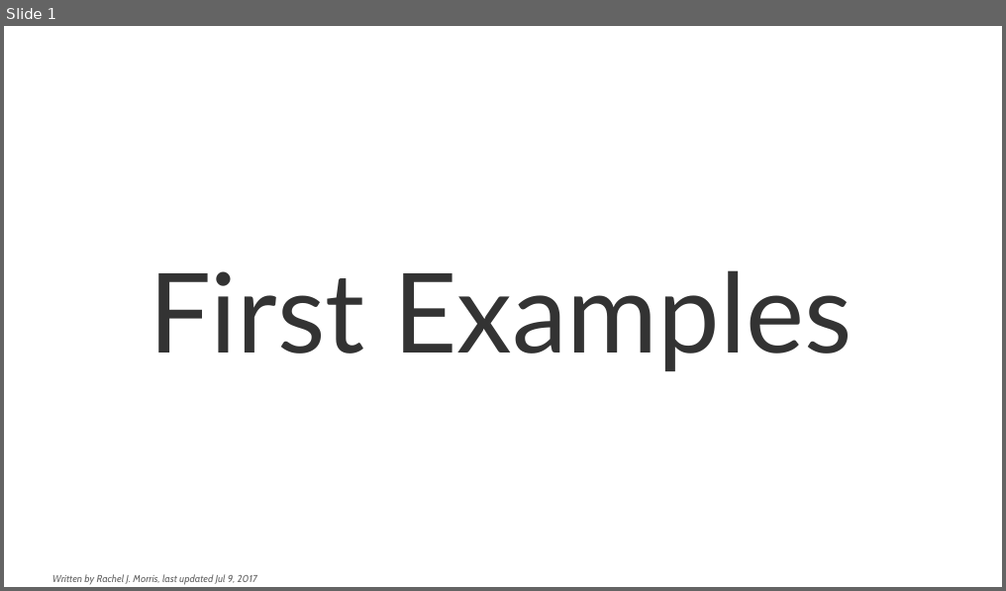
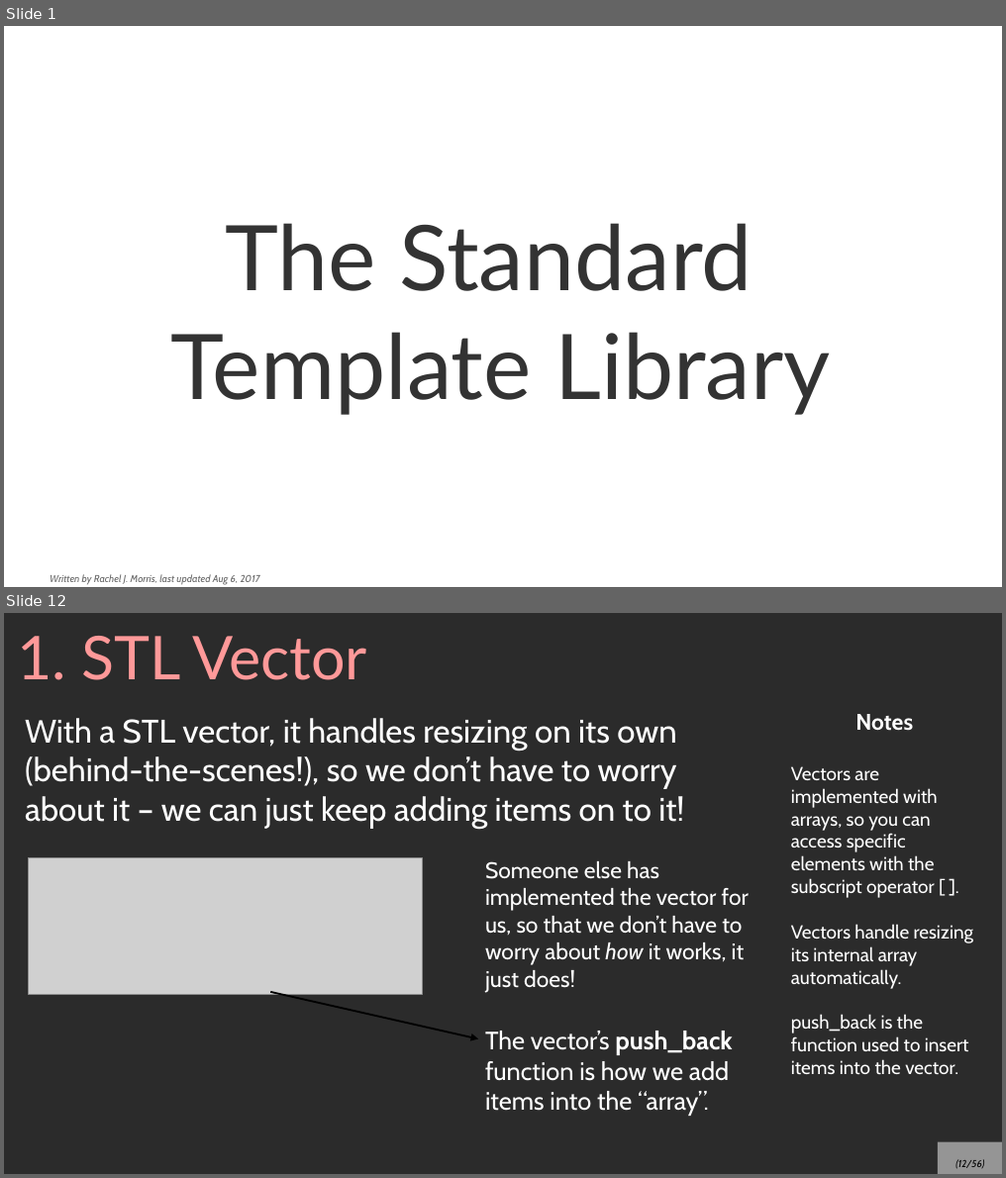
Before and after one commit to mariamhabib/CS250-Data-Structures, a slide deck: Lectures/1_Using_STL_structures.odp. Shown one above the other, each under a label of ours: slide 1 before the commit, slides 1 and 12 after it; the slides between them are not shown. The pictures are 1006x591 and 1006x1178 pixels, drawn with LibreOffice and Linux fonts; fonts in the diff are those of the drawing; grey boxes stand for pictures; background and template pictures are left out; a plain dark background stands for a picture behind light text. Boxes give left, top, right and bottom in pixels: in the first picture for what was removed or moved away, otherwise in the second. Text is boxed around its words. In the diff, an @@ line names an element or a change of style, - is before the commit and + after.

```diff
--- a/Lectures/1_Using_STL_structures.odp
+++ b/Lectures/1_Using_STL_structures.odp
@@ slide 12 added at [4, 613, 1002, 1174], background picture (left out) @@
@@ title added at [18, 636, 367, 680], 48 pt, text #FF9999 @@
+1. STL Vector
@@ text added at [25, 718, 684, 828], 26 pt, text #FFFFFF @@
+With a STL vector, it handles resizing on its own (behind-the-scenes!), so we don’t have to worry about it – we can just keep adding items on to it!
@@ text added at [791, 714, 974, 1074], 15 pt, text #FFFFFF @@
+Notes
+Vectors are implemented with arrays, so you can access specific elements with the subscript operator [ ].
+Vectors handle resizing its internal array automatically.
+push_back is the function used to insert items into the vector.
@@ picture added at [28, 858, 422, 994] @@
@@ text added at [485, 861, 748, 1116], 18 pt, text #FFFFFF @@
+Someone else has implemented the vector for us, so that we don’t have to worry about how it works, it just does!
+The vector’s push_back function is how we add items into the “array”.
@@ arrow added from (270, 992) to (478, 1040), #000000 1.45 pt @@
@@ page number added at [938, 1143, 1002, 1174], fill #FFFFFF at 50% opacity, 8 pt, text #000000, italic @@
+(12/56)
@@ slide 1 changed as well @@
@@ title at [170, 223, 830, 415]: text changed; size 88 to 72 pt @@
-First Examples
+The Standard
+Template Library
@@ text at [50, 574, 260, 585]: text changed @@
-Written by Rachel J. Morris, last updated Jul 9, 2017
+Written by Rachel J. Morris, last updated Aug 6, 2017
```
Also in this commit, not shown: 54 other slides added, 4 slides removed, 1 other file.
